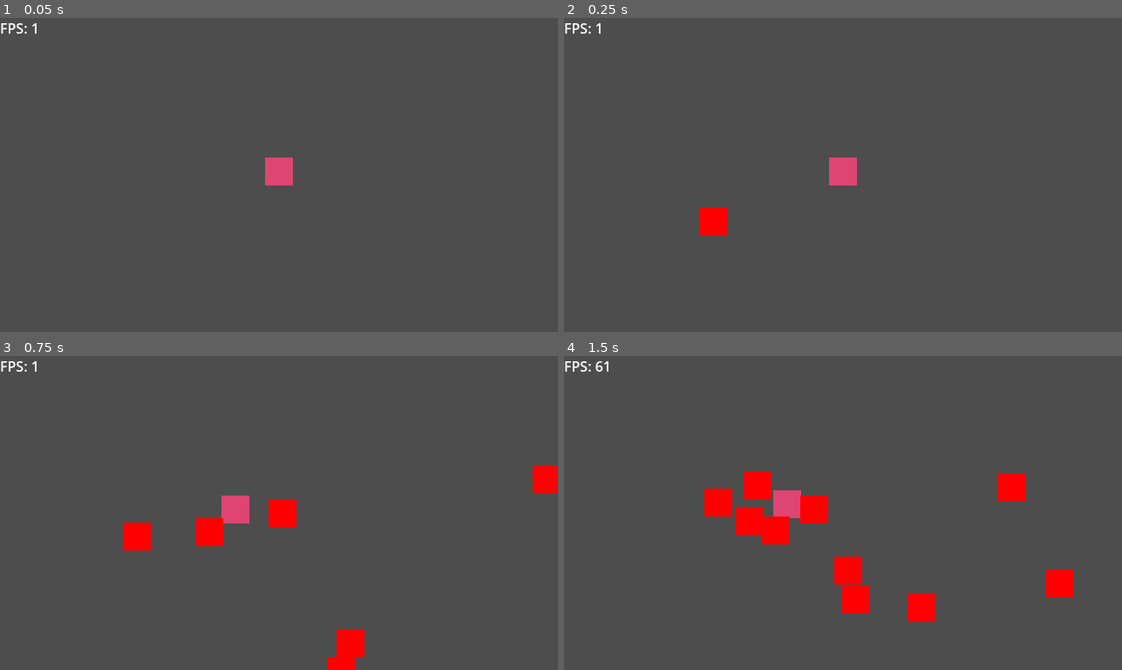
Above: before the commit, frames 1-4 (two rows, left to right).
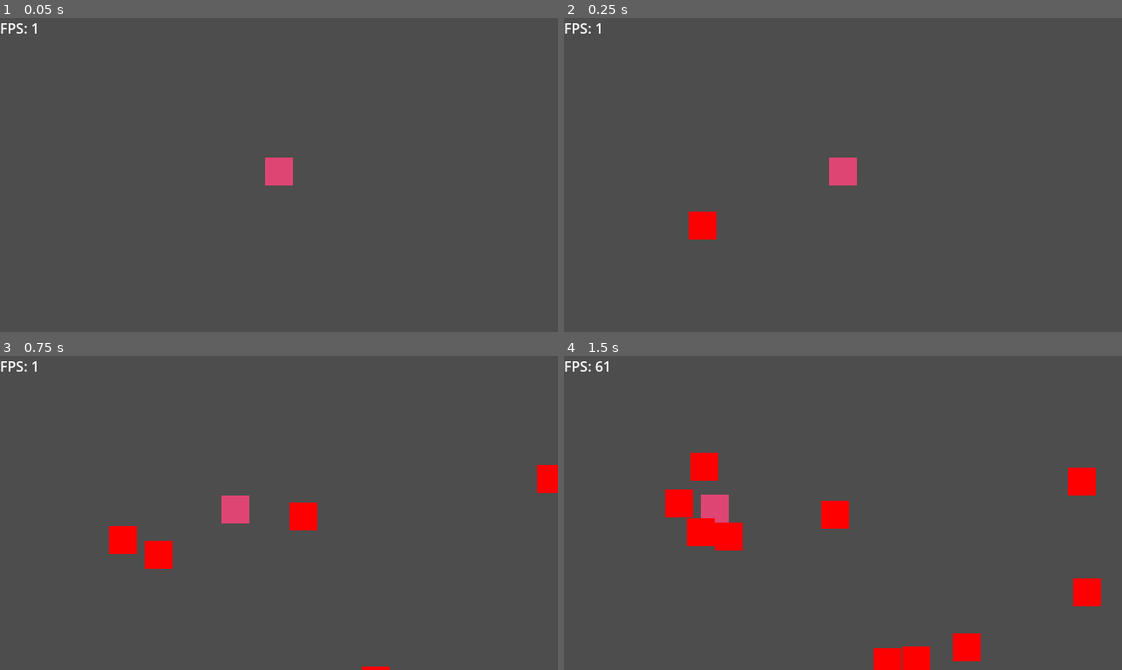
Above: after the commit, the same moments.

Repository: wesleyholiveira/osuml
Game: Godot game, scene res://main.tscn
The game is run twice, just before and just after one commit, with the same random seed, the same clock (stepped at 60 frames per second) and the same inputs.
Inputs:
- Up to frame 1 (0.05 s): no input
- Up to frame 2 (0.25 s): no input
- Up to frame 3 (0.75 s): hold A (move_right) from 0.53 s (still down)
- Up to frame 4 (1.5 s): release A (move_right) at 1.28 s; hold S (move_down) from 1.28 s (still down)

Frame 1 is identical in both runs. In frame 2, 0.4% of the frame differs, in the area x 22-30%, y 60-71%; in frame 3, 2.8%; in frame 4, 8.9%, in the area x 18-97%, y 30-100%.

Commit message:
refactor(components): reorganiza os componentes de movimento de acordo com o tipo de entidade

Diff:
--- a/character/abstract/entity/abstract_entity.gd
+++ b/character/abstract/entity/abstract_entity.gd
@@ -3,25 +3,25 @@
 class_name AbstractEntity
 
 ## The speed of the AbstractEntity.
-@export_range(0, 500) var _speed: float = 250.0 : set = set_speed, get = get_speed
+@export_range(0, 500) var _speed: float = 250.0 : get = get_speed, set = set_speed
 
-var _attribute_component: AttrComponent = load("res://components/attr_component.tscn").instantiate()
-
-func set_speed(value: float) -> void:
-	_speed = value
-	_attribute_component.set_speed(_speed)
-	pass
+var _attr_component: AttrComponent : get = get_attr_component
 
 func get_speed() -> float:
 	return _speed
 
-func _init() -> void:
+func set_speed(value: float) -> void:
+	_speed = value
+	_attr_component.set_speed(_speed)
+
+func get_attr_component() -> AttrComponent:
+	return _attr_component
+
+func _init(movement_component: Variant) -> void:
+	self._attr_component = AttrComponent.new(movement_component)
+
 	self.gravity_scale = 0
-	pass
+
 
 func _enter_tree():
-	add_child(_attribute_component)
-	pass
-
-func _ready():
-	pass
+	add_child(get_attr_component())
--- a/character/abstract/hostile/abstract_hostile.gd
+++ b/character/abstract/hostile/abstract_hostile.gd
@@ -9,11 +9,7 @@
 
 func set_target(value: RigidBody2D) -> void:
 	_target = value
-	pass
+
 
 func _init() -> void:
-	super()
-	pass
-
-func _ready() -> void:
-	pass
+	super(HostileMovementComponent.new())
--- a/character/abstract/playable/abstract_playable.gd
+++ b/character/abstract/playable/abstract_playable.gd
@@ -3,5 +3,4 @@
 class_name AbstractPlayable
 
 func _init():
-	super()
-	pass
+	super(PlayableMovementComponent.new())
--- a/character/hostile/mob.gd
+++ b/character/hostile/mob.gd
@@ -1,15 +1,3 @@
 extends AbstractHostile
 
 class_name Mob
-
-# Called when the node enters the scene tree for the first time.
-func _ready():
-	super()
-	pass # Replace with function body.
-
-
-# Called every frame. 'delta' is the elapsed time since the previous frame.
-func _process(delta):
-	#print(position)
-	#self.move_and_collide(attribute.move(delta, 1) - position)
-	pass
--- a/character/hostile/mob.tscn
+++ b/character/hostile/mob.tscn
@@ -11,7 +11,7 @@
 max_contacts_reported = 4
 contact_monitor = true
 script = ExtResource("1_swcja")
-_speed = 150.0
+_speed = 50.0
 
 [node name="Sprite2D" type="Sprite2D" parent="."]
 modulate = Color(1, 0, 0, 1)
--- a/character/playable/cebolao_lunar/cebolao_lunar.gd
+++ b/character/playable/cebolao_lunar/cebolao_lunar.gd
@@ -1,8 +1,3 @@
 extends AbstractPlayable
 
 class_name CebolaoLunar
-
-# Called every frame. 'delta' is the elapsed time since the previous frame.
-func _process(delta):
-	#move_and_collide(attribute.move(delta))
-	pass
--- a/components/attr_component.gd
+++ b/components/attr_component.gd
@@ -9,28 +9,23 @@
 var _root_entity : Variant : get = get_root_entity
 
 # Pointers to child entities
-var _movement_component : MovementComponent : get = get_movement_component
+var _movement_component : Variant
 
 func get_speed() -> float:
 	return _speed
 
 func set_speed(value: float) -> void:
 	_speed = value
-	pass
 
 func get_root_entity() -> Variant:
 	return _root_entity
 
-func get_movement_component() -> MovementComponent:
-	return _movement_component
+func _init(movement_component: Variant) -> void:
+	assert(movement_component is MovementComponent, "AttrComponent requires a valid MovementComponent node as a child")
+
+	self._movement_component = movement_component
 
 func _enter_tree():
-	assert($MovementComponent != null and $MovementComponent is MovementComponent, "AttrComponent requires a valid MovementComponent node as a child")
 	assert(get_parent() != null and (get_parent() is AbstractHostile or get_parent() is AbstractPlayable), "The owner of AttrComponent must be a Hostile or Playable entity")
 	_root_entity = get_parent()
-	_movement_component = $MovementComponent
-	pass
-
-func _ready():
-	#assert(_root_entity != null and (_root_entity is AbstractPlayable), "The owner of AttrComponent must be a Hostile or Playable entity")
-	pass
+	add_child(_movement_component)
--- a/components/attr_component.tscn
+++ /dev/null
@@ -1,9 +0,0 @@
-[gd_scene load_steps=3 format=3 uid="uid://ddp6p3vwsx4b3"]
-
-[ext_resource type="Script" path="res://components/attr_component.gd" id="1_3wsam"]
-[ext_resource type="PackedScene" uid="uid://byggrlyg5ctns" path="res://components/movement_component.tscn" id="2_ag4t2"]
-
-[node name="AttrComponent" type="Node2D"]
-script = ExtResource("1_3wsam")
-
-[node name="MovementComponent" parent="." instance=ExtResource("2_ag4t2")]
--- /dev/null
+++ b/components/movement/hostile_movement_component.gd
@@ -0,0 +1,16 @@
+extends MovementComponent
+
+class_name HostileMovementComponent
+
+func _physics_process(delta):
+
+	_delta_acc += delta
+
+	if _delta_acc > get_interval_skip():
+		owner.get_root_entity().move_and_collide(
+			owner.get_root_entity().position.move_toward(
+				owner.get_root_entity().get_target().position, owner.get_speed() * (_delta_acc)
+				) - owner.get_root_entity().position
+			)
+
+		_delta_acc = 0
--- /dev/null
+++ b/components/movement/movement_component.gd
@@ -0,0 +1,15 @@
+extends Node2D
+
+class_name MovementComponent
+
+var _delta_acc: float = 0
+var _interval_skip: float = 0: get = get_interval_skip, set = set_interval_skip
+
+func get_interval_skip() -> float:
+	return _interval_skip
+
+func set_interval_skip(value: float) -> void:
+	_interval_skip = value
+
+func _enter_tree():
+	owner = get_parent()
--- /dev/null
+++ b/components/movement/playable_movement_component.gd
@@ -0,0 +1,27 @@
+extends MovementComponent
+
+class_name PlayableMovementComponent
+
+const _ACTION = {
+	"MOVE_RIGHT": "move_right",
+	"MOVE_LEFT": "move_left",
+	"MOVE_UP": "move_up",
+	"MOVE_DOWN": "move_down",
+}
+
+
+# Called every frame. 'delta' is the elapsed time since the previous frame.
+func _physics_process(delta):
+
+	_delta_acc += delta
+
+	if _delta_acc > get_interval_skip():
+		owner.get_root_entity().move_and_collide(Input.get_vector(
+			_ACTION.MOVE_RIGHT,
+			_ACTION.MOVE_LEFT,
+			_ACTION.MOVE_UP,
+			_ACTION.MOVE_DOWN,
+			0.5
+		) * owner.get_speed() * (_delta_acc))
+
+		_delta_acc = 0
--- a/components/movement_component.gd
+++ /dev/null
@@ -1,37 +0,0 @@
-extends Node2D
-
-class_name MovementComponent
-
-const _ACTION = {
-	"MOVE_RIGHT": "move_right",
-	"MOVE_LEFT": "move_left",
-	"MOVE_UP": "move_up",
-	"MOVE_DOWN": "move_down",
-}
-
-var _move: Callable
-
-func _move_playable(delta: float, counter:float) -> void:
-	owner.get_root_entity().move_and_collide(Input.get_vector(
-		_ACTION.MOVE_RIGHT,
-		_ACTION.MOVE_LEFT,
-		_ACTION.MOVE_UP,
-		_ACTION.MOVE_DOWN,
-		0.5
-	) * owner.get_speed() * (delta * counter))
-	pass
-
-func _move_hostile(delta: float, counter: float) -> void:
-	owner.get_root_entity().move_and_collide(owner.get_root_entity().position.move_toward(owner.get_root_entity().get_target().position, owner.get_speed() * (delta * counter)) - owner.get_root_entity().position)
-	pass
-
-func _ready():
-	if owner.get_root_entity() is AbstractPlayable:
-		_move = Callable(self, "_move_playable")
-	else:
-		_move = Callable(self, "_move_hostile")
-	pass
-
-func _physics_process(delta):
-	_move.call(delta, 1)
-	pass
--- a/components/movement_component.tscn
+++ /dev/null
@@ -1,6 +0,0 @@
-[gd_scene load_steps=2 format=3 uid="uid://byggrlyg5ctns"]
-
-[ext_resource type="Script" path="res://components/movement_component.gd" id="1_hou6g"]
-
-[node name="MovementComponent" type="Node2D"]
-script = ExtResource("1_hou6g")
--- a/main.gd
+++ b/main.gd
@@ -22,5 +22,3 @@
 
 		enemy_limit -= 1
 		counter = 0
-
-	pass
--- a/scenes/Enemy.tscn
+++ b/scenes/Enemy.tscn
@@ -18,40 +18,40 @@
 func _asserts(entity: Node2D, speed: float) -> void:
 	_entity_assert(entity)
 	_speed_assert(speed)
-	pass
+
 
 func _entity_assert(entity: Node2D) -> void:
 	assert(entity != null, \"entity must not be null\")
 	#assert(entity is AbstractEntity, \"entity must be an instance of AbstractEntity\")
-	pass
+
 
 func _speed_assert(speed: float) -> void:
 	assert(speed > 0, \"Speed must be greater than 0\")
-	pass
+
 
 func _init(entity: Node2D, speed: float) -> void:
 
 	_asserts(entity, speed)
 	self._entity = entity
 	self._speed = speed
-	pass
+
 
 func _set_entity(entity: Node2D) -> void:
 	_entity = entity
-	pass
+
 
 func get_entity() -> Node2D:
 	return _entity
 
 func set_speed(speed: float) -> void:
 	_speed = speed
-	pass
+
 
 func get_speed() -> float:
 	return _speed
 
 func _ready():
-	pass
+
 
 func move(target_pos: Vector2, speed: float) -> Vector2:
 	return get_parent().position.move_toward(target_pos, speed)
--- a/scenes/FPS.gd
+++ b/scenes/FPS.gd
@@ -1,8 +1,4 @@
 extends Label
-
-func _ready():
-	pass # Replace with function body.
 
 func _process(_delta):
 	text = "FPS: " + str(Engine.get_frames_per_second())
-	pass
